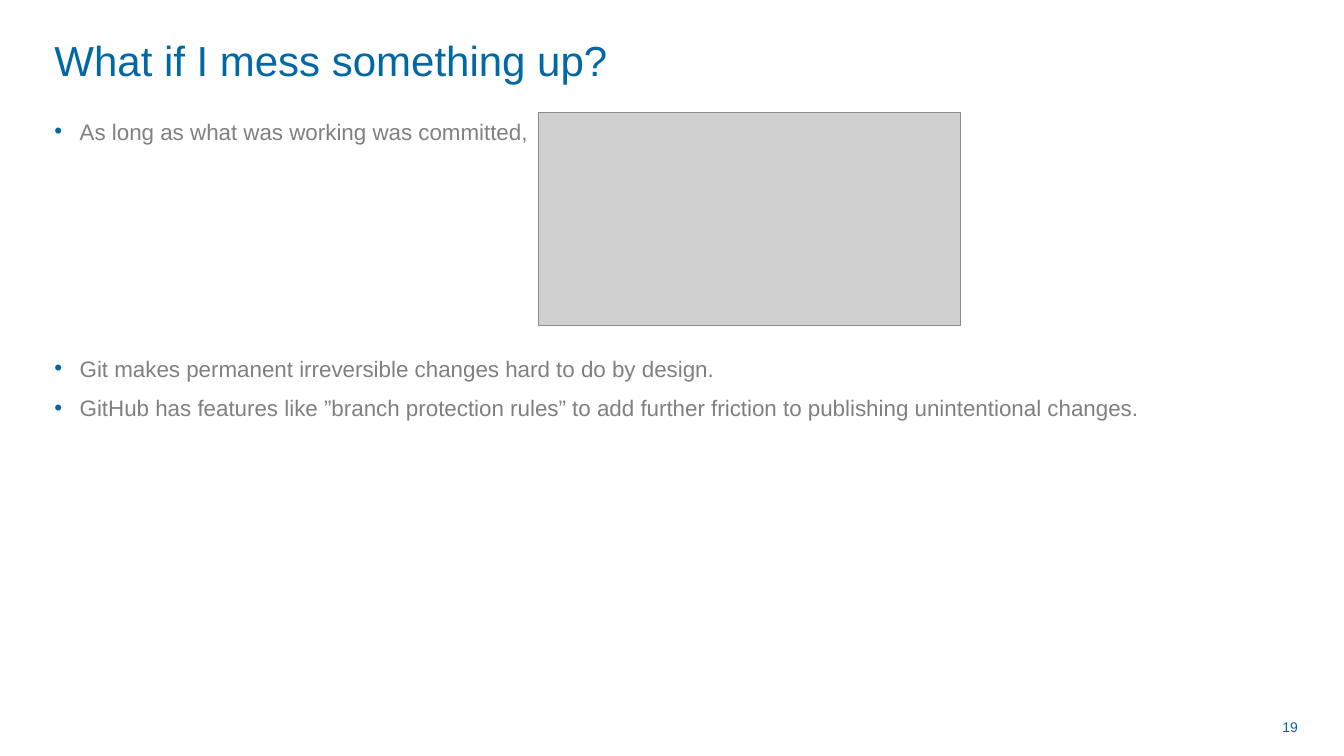
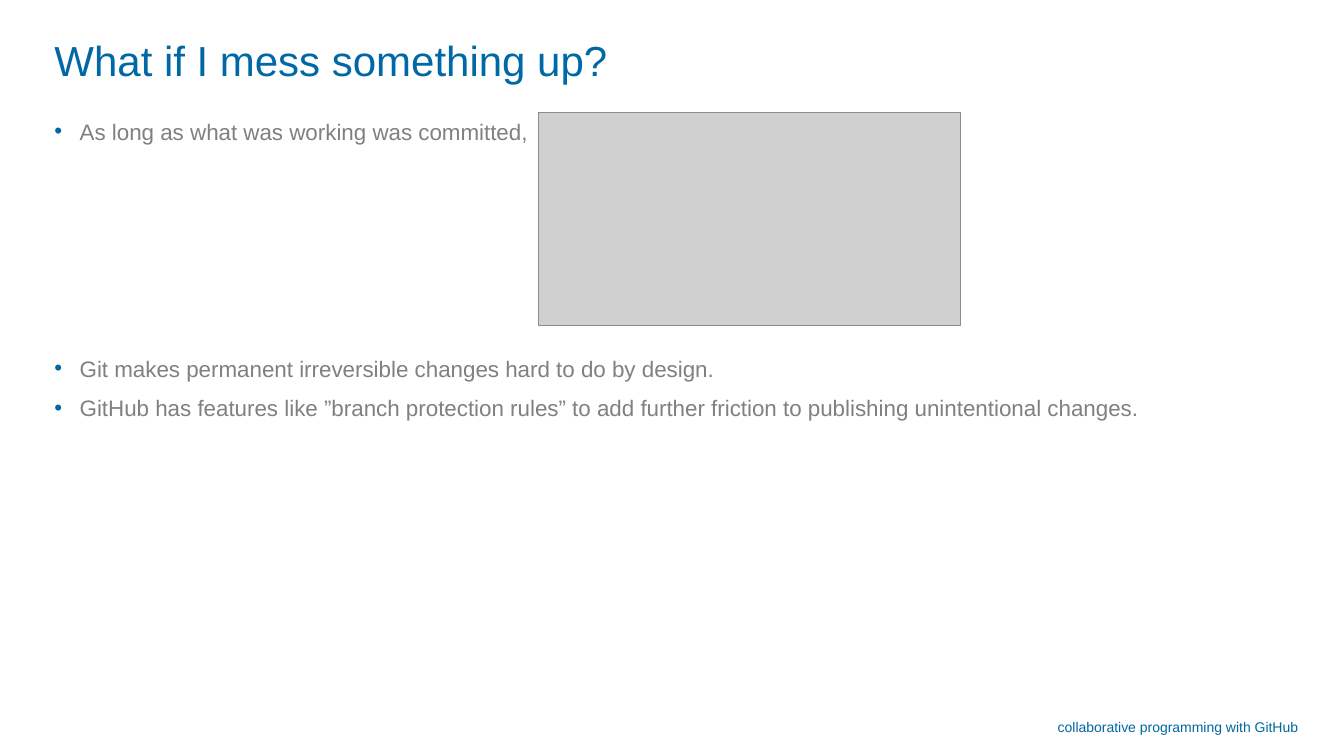
Before and after one commit to childmindresearch/MoBI-Retreat-2024-Collaborative-programming-with-GitHub, a slide deck: slide 24 of collaborative-programming/slides.pptx (slide 19 before the commit). Drawn at 1344x756 pixels with LibreOffice and Linux fonts; fonts in the diff are those of the drawing; grey boxes stand for pictures; background and template pictures are left out. Boxes give left, top, right and bottom in pixels: in the first picture for what was removed or moved away, otherwise in the second. Text is boxed around its words. In the diff, an @@ line names an element or a change of style, - is before the commit and + after.

```diff
--- a/collaborative-programming/slides.pptx
+++ b/collaborative-programming/slides.pptx
@@ text at (x1=1058, y1=722, x2=1298, y2=735): text changed @@
-19
+collaborative programming with GitHub
```
Also in this commit, not shown: 20 other slides changed, 9 slides added, 1 slide removed.
